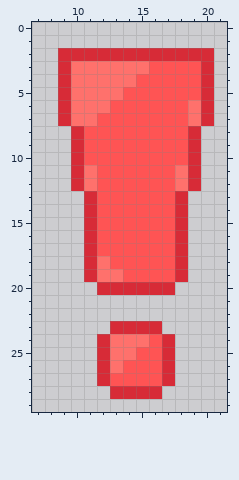
File history of a pixel-art sprite, img/exclaimation.png. The picture above is the old version.
The file is 30x30 pixels. Shown: x 7..21, y 0..29.
After:
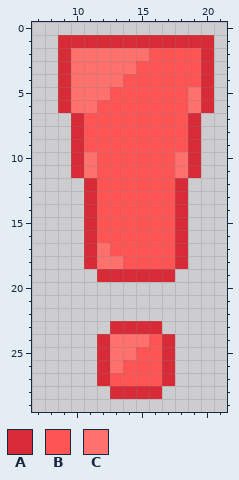
Palette (. is transparent): A #d72b37  B #ff5454  C #ff716c
Diff:
The edit adds colour A in row 1 at x 9 to 20.
Colour B gives way to colour A in row 19 at x 14 to 17.
Colour C gives way to colour A in row 7 at x 10 and 19; in row 12 at x 11 and 18; in row 19 at x 12 to 13.
Colour A gives way to colour B in row 2 at x 16 to 19.
Colour C gives way to colour B in row 3 at x 15; in row 4 at x 14; in row 5 at x 13; in row 6 at x 12; in row 7 at x 11.
Colour A gives way to colour C in row 2 at x 10 to 15.
Colour B gives way to colour C in row 5 at x 19; in row 10 at x 11 and 18; in row 17 at x 12; in row 18 at x 13.
Colour A is gone in row 7 at x 9 and 20; in row 12 at x 10 and 19; in row 19 at x 11 and 18; in row 20 at x 12 to 17.
Pixel boxes of the changes (left, top, right, bottom) in both pictures:
changed: (58, 35, 214, 295)
